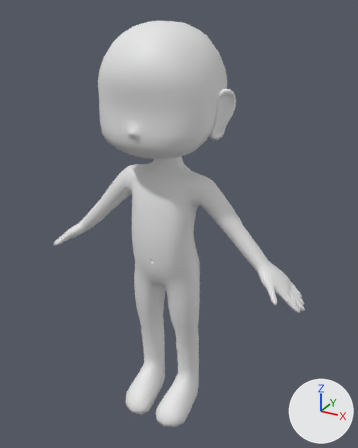
Renders of the FBX model Project/Assets/FBX/BaseMesh_Rigged.fbx from each side of a commit.
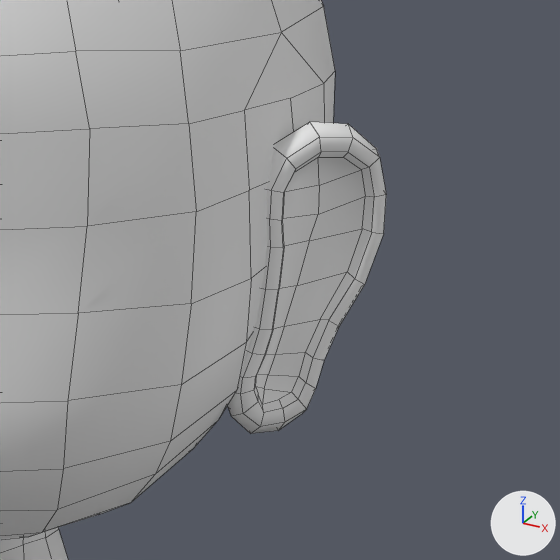
Each version appears first whole from a camera (50 mm lens) standing at (0.953, -1.607, 1.729) and looking at (0.038, 0.058, 0.896), and next in a close-up on the part from 48% to 74% of the width and 15% to 36% of the height. Arrows for +X, +Y and +Z are at lower right; the lights stay in place. The close-ups show mesh edges as thin lines. Where no turn or scale is listed for an object, it has been applied to the vertices.

The first close-up shows 'BaseCharacter', 'Ears'.
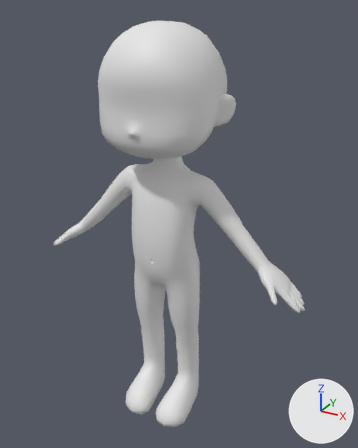
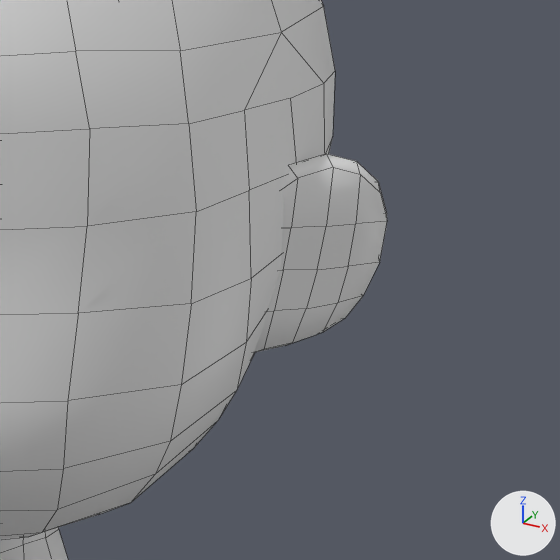
Where the newer file only moved an object's origin or applied its transform, the numbers keep the older frame.

The change in detail:
me_cube_001 is used by ob_ears; location (0.0, 0.0, 0.0147); rotation (1.571, 0.0, 0.0), in degrees (90, 0, 0); scale (0.01, 0.01, 0.01).
me_cube_001 had 252 vertices, 248 faces and spanned x -27.6..27.6, y 127.6..145.4, z -5.1..3.7.
me_cube_001 now has 132 vertices, 128 faces and spans x -0.3..0.3, y 0.0..0.1, z 1.3..1.4.
me_cube_001 part 1: 132 vertices added at x -0.3..0.3, y 0.0..0.1, z 1.3..1.4.
me_cube_001 part 2: 126 vertices removed from x 20.5..27.6, y 127.6..145.4, z -5.1..3.7.
Object 'Ears' (ob_ears) turns from (90, 0, 0) to (0, 0, 0) degrees about x, y and z.
Object 'Ears' (ob_ears) is rescaled from (0.01, 0.01, 0.01) to (1.0, 1.0, 1.0).
Object 'Ears' (ob_ears) moves from (0.0, 0.0, 0.0147) to (0.0, 0.0, 0.0).

Pixel boxes (x1, y1, x2, y2) of what changed, in the close-ups (560 x 560 px):
'Ears', reshaped, moved, turned, rescaled: before (227, 122, 386, 433); after (255, 154, 387, 352)
part 1 of me_cube_001, added: after (255, 154, 387, 352)
part 2 of me_cube_001, deleted: before (227, 122, 386, 433)
